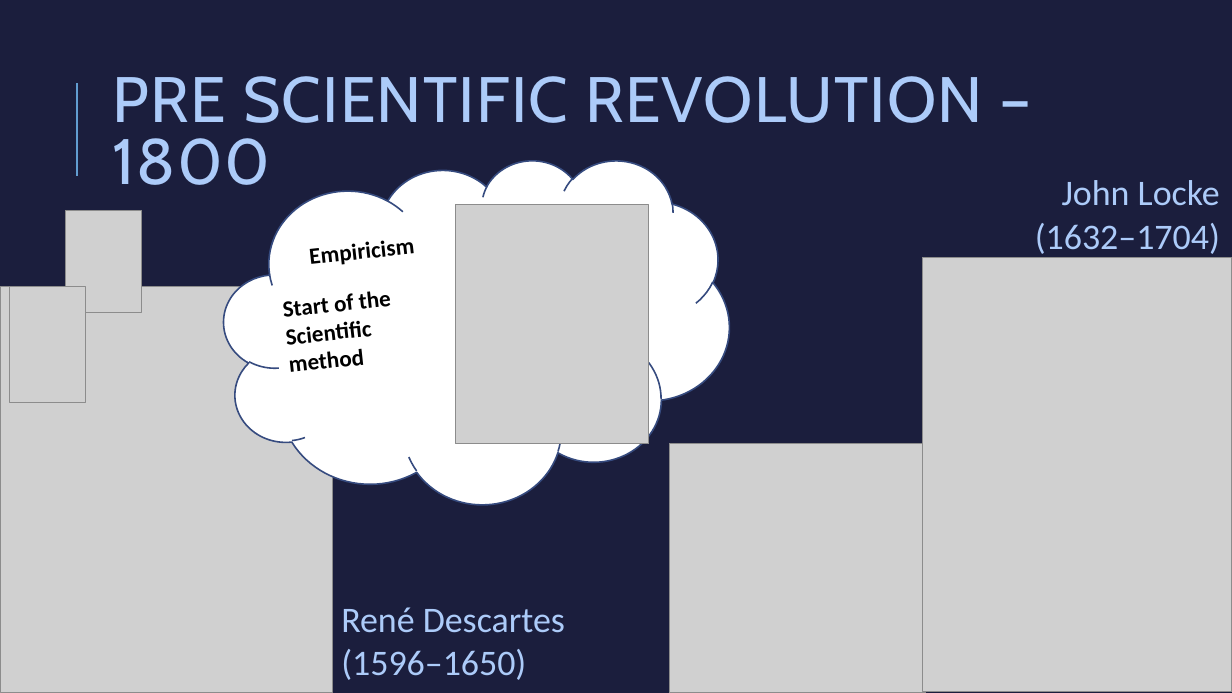
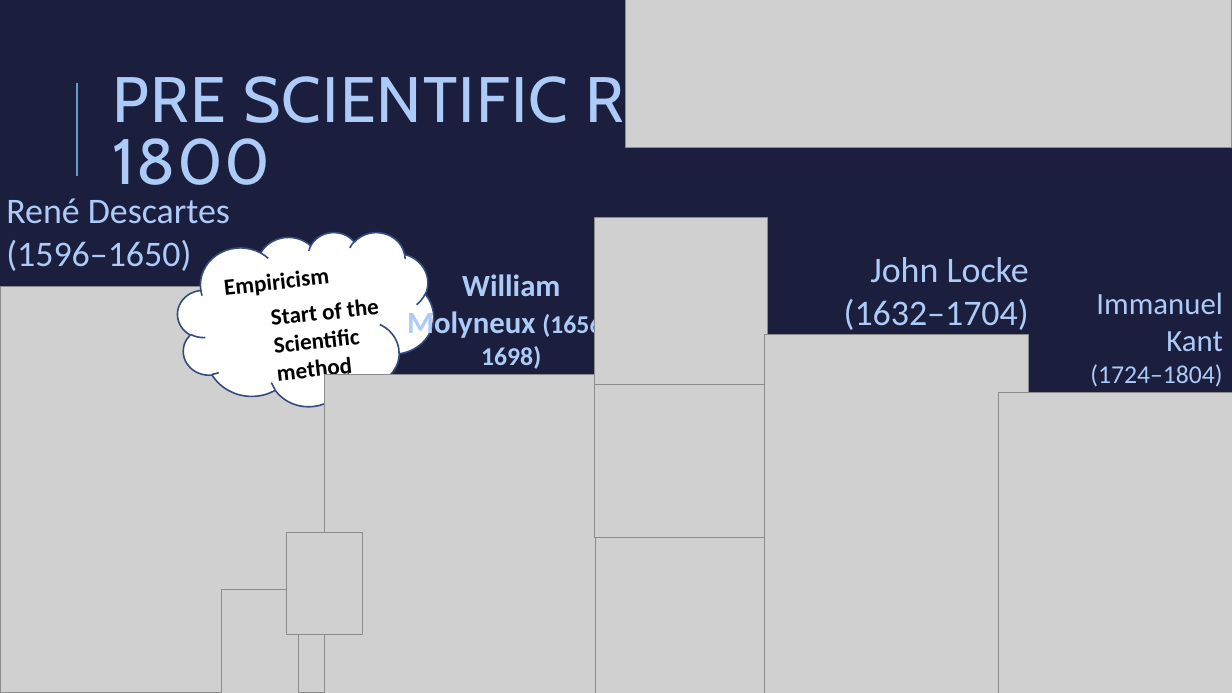
Before and after one commit to aimforbigfoot/biol5081, a slide deck: slide 8 of animalsClass/Deep History Of the field of Perception.pptx. Drawn at 1232x693 pixels with LibreOffice and Linux fonts; fonts in the diff are those of the drawing; grey boxes stand for pictures. Boxes give left, top, right and bottom in pixels: in the first picture for what was removed or moved away, otherwise in the second. Text is boxed around its words. In the diff, an @@ line names an element or a change of style, - is before the commit and + after.

```diff
--- a/animalsClass/Deep History Of the field of Perception.pptx
+++ b/animalsClass/Deep History Of the field of Perception.pptx
@@ picture added at [626, 0, 1232, 148] @@
@@ text "René Descartes (1596–1650)": place and size @@
-text "René Descartes (1596–1650)" at [341, 607, 565, 680]
+text "René Descartes (1596–1650)" at [6, 198, 230, 271]
@@ picture removed at [456, 204, 650, 444] @@
@@ cloud: place and size @@
-cloud at [224, 160, 729, 504]
+cloud at [177, 232, 433, 407]
@@ picture added at [594, 218, 767, 385] @@
@@ text "Empiricism": place and size @@
-text "Empiricism" at [310, 240, 415, 265]
+text "Empiricism" at [225, 270, 330, 296]
@@ text "John Locke (1632–1704)" rewrapped from [1035, 180, 1220, 258] to [844, 257, 1029, 330] @@
@@ text "Start of the" rewrapped from [284, 291, 392, 372] to [272, 299, 380, 386] @@
@@ text added at [407, 274, 615, 369], 24 pt, text #ACCBF9, bold @@
+William Molyneux (1656–1698)
@@ text added at [1090, 292, 1222, 387], 24 pt, text #ACCBF9 @@
+Immanuel Kant
+(1724–1804)
@@ picture: place and size @@
-picture at [923, 258, 1232, 691]
+picture at [764, 335, 1029, 693]
@@ picture added at [325, 374, 596, 693] @@
@@ picture added at [594, 371, 779, 538] @@
@@ picture added at [998, 392, 1232, 693] @@
@@ picture: place and size @@
-picture at [66, 211, 142, 313]
+picture at [287, 532, 363, 635]
@@ picture: place and size @@
-picture at [669, 444, 926, 693]
+picture at [588, 525, 773, 693]
@@ picture: place and size @@
-picture at [9, 287, 86, 402]
+picture at [221, 590, 298, 693]
```
Also in this commit, not shown: 4 other slides changed, 1 slide added, 3 slides removed.
